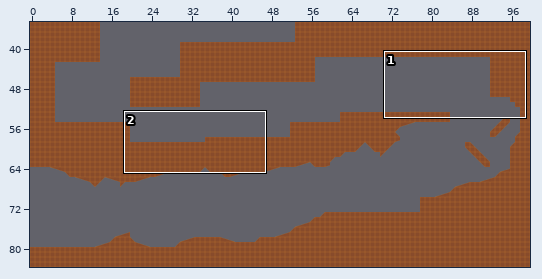
A Tiled map gets an edit: Assets/Tools/SuperTiled2Unity/Import/TestArea.tmx. The first picture is a wide view before the edit; the outline marks the close-up.
Close-up. Before the edit:
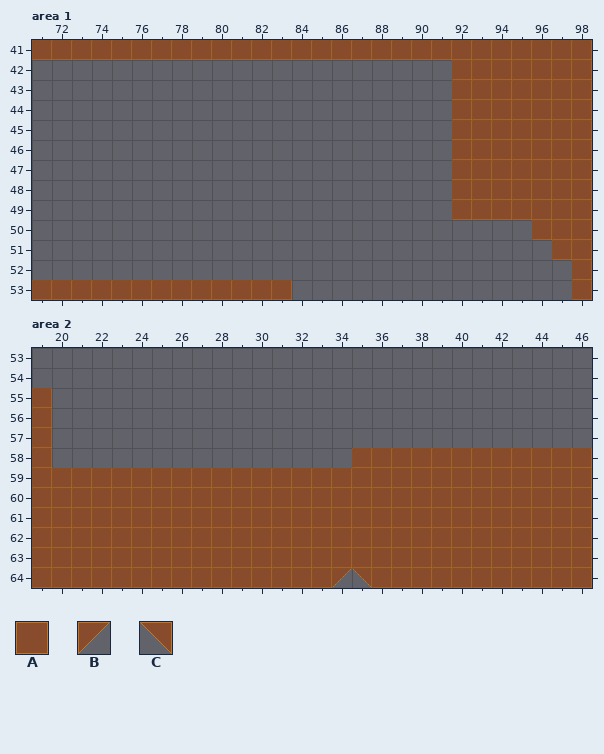
Cells are 32x32 px. Shown: area 1 x 71..98, y 41..53; area 2 x 19..46, y 53..64. The commit also changed other parts of the map, which this record leaves out.
Key: from "PrototypeTileSet": A 8, B 25, C 36.
_ is an empty cell.
Layer "Tile Layer 1" before, area 1, first column x 71:
41 AAAAAAAAAAAAAAAAAAAAAAAAAAAA
42 _____________________AAAAAAA
43 _____________________AAAAAAA
44 _____________________AAAAAAA
45 _____________________AAAAAAA
46 _____________________AAAAAAA
47 _____________________AAAAAAA
48 _____________________AAAAAAA
49 _____________________AAAAAAA
50 _________________________AAA
51 __________________________AA
52 ___________________________A
53 AAAAAAAAAAAAA______________A
Layer "Tile Layer 1" before, area 2, first column x 19:
53 ____________________________
54 ____________________________
55 A___________________________
56 A___________________________
57 A___________________________
58 A_______________AAAAAAAAAAAA
59 AAAAAAAAAAAAAAAAAAAAAAAAAAAA
60 AAAAAAAAAAAAAAAAAAAAAAAAAAAA
61 AAAAAAAAAAAAAAAAAAAAAAAAAAAA
62 AAAAAAAAAAAAAAAAAAAAAAAAAAAA
63 AAAAAAAAAAAAAAAAAAAAAAAAAAAA
64 AAAAAAAAAAAAAAABCAAAAAAAAAAA
New version:
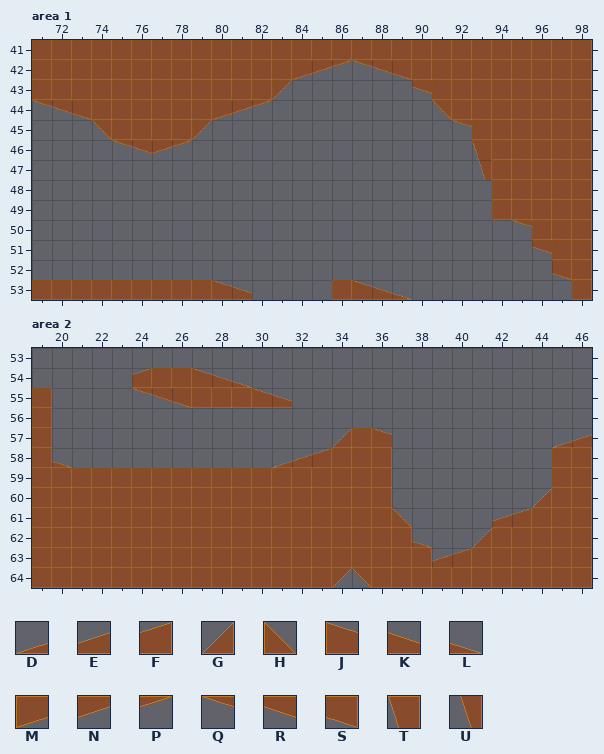
Further tiles: from "PrototypeTileSet": D 9, E 10, F 11, G 12, H 17, J 18, K 19, L 20, M 26, N 27, P 28, Q 33, R 34, S 35, T 43, U 51.
Edits made:
Changed rows in their new state; . is an unchanged cell.
Layer "Tile Layer 1", area 1:
first column x 71:
42 AAAAAAAAAAAAAMNPQRSAA......
43 AAAAAAAAAAAAB......RA......
44 QRSAAAAAAMNP........C......
45 ...CAAAAB............Q.....
46 ....QRNP............._T....
47 ....................._U....
48 .....................__....
49 .....................__....
50 ........................Q..
51 .........................R.
52 ..........................S
53 .........JK__..AJKL........
Layer "Tile Layer 1", area 2:
first column x 20:
54 ....FAAJKL.................
55 ....QRSAAAJK...............
57 ..............GAJ........DE
58 L..........DEFA..________..
59 .................________..
60 ................._______G..
61 .................H____EF...
62 ..................L__G.....
63 ...................EF......
Boxes around the changes in both close-ups, in picture pixels (x1, y1, x2, y2):
changed: (32, 60, 492, 220)
added: (512, 220, 572, 280)
changed: (213, 280, 292, 300)
added: (332, 280, 412, 300)
added: (132, 368, 292, 408)
changed: (272, 428, 592, 568)
added: (52, 461, 72, 468)
